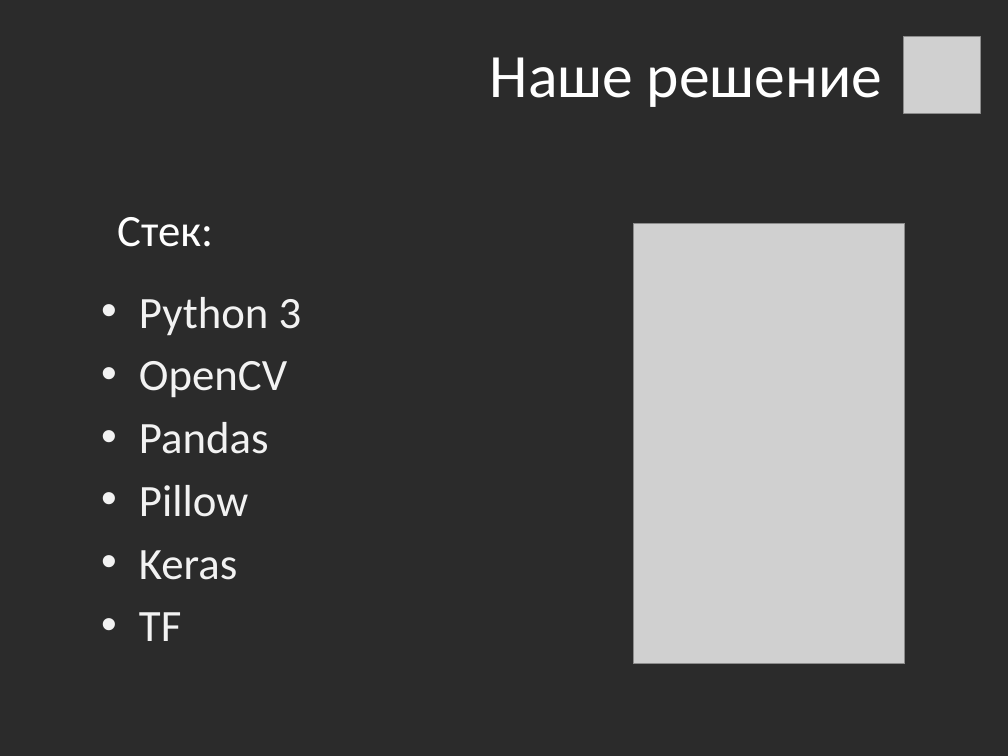
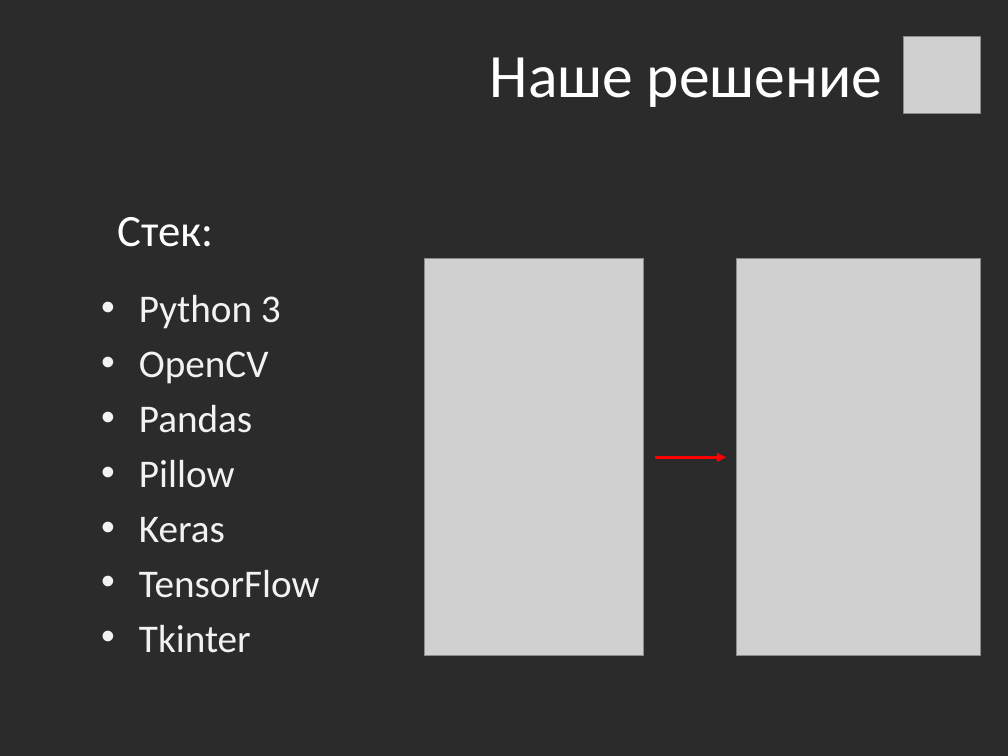
Before and after one commit to MilaMilaMilaMila/Red_scull-ML-Hackaton, a slide deck: slide 4 of hack.pptx. Drawn at 1008x756 pixels with LibreOffice and Linux fonts; fonts in the diff are those of the drawing; grey boxes stand for pictures; background and template pictures are left out; a plain dark background stands for a picture behind light text. Boxes give left, top, right and bottom in pixels: in the first picture for what was removed or moved away, otherwise in the second. Text is boxed around its words. In the diff, an @@ line names an element or a change of style, - is before the commit and + after.

```diff
--- a/hack.pptx
+++ b/hack.pptx
@@ picture removed at <box>633,224,904,664</box> @@
@@ picture added at <box>424,259,643,656</box> @@
@@ picture added at <box>737,259,981,656</box> @@
@@ text at <box>139,294,281,543</box>: size 32 to 28 pt in "Python 3", "OpenCV", "Pandas", "Pillow" and 1 more places @@
@@ arrow added from (655, 458) to (726, 458), #FF0000 2.25 pt @@
@@ text at <box>139,569,320,653</box>: text changed; size 32 to 28 pt @@
-• TF
+• TensorFlow
+• Tkinter
```
Also in this commit, not shown: 3 other slides changed.
